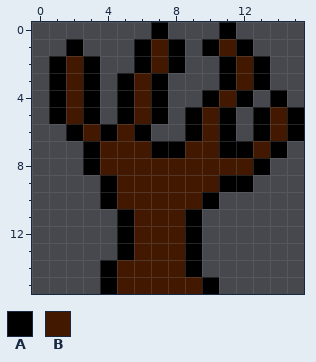
Two states of a pixel-art sprite, DungeonsClient/Textures/Tiles/spiky_tree.png. Above, as it was before the edit.
The file is 16x16 pixels.
Palette (. is transparent): A #000000  B #431800
Pixels before, first column x 1:
 0 ......A...A....
 1 .A...ABA.ABA...
 2 ABA..ABA..ABA..
 3 ABA.ABA...ABA..
 4 ABA.ABA..ABA.A.
 5 ABA.ABA.ABA.ABA
 6 .ABABA..ABA.ABA
 7 ..ABBBAABBAABA.
 8 ..ABBBBBBBBBA..
 9 ...ABBBBBBAA...
10 ...ABBBBBA.....
11 ....ABBBA......
12 ....ABBBA......
13 ....ABBBA......
14 ...ABBBBA......
15 ...ABBBBBA.....
New version:
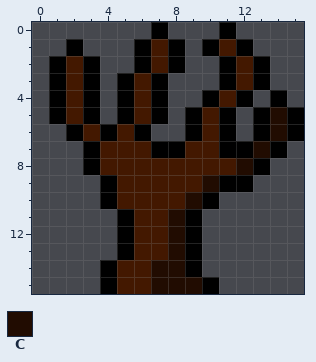
Colours new in this view: C #210c01
Edits made:
{"y":5,"x":14,"old":"B","new":"C"}
{"y":6,"x":14,"old":"B","new":"C"}
{"y":7,"x":13,"old":"B","new":"C"}
{"y":8,"x":12,"old":"B","new":"C"}
{"y":9,"x":10,"old":"B","new":"C"}
{"y":10,"x":9,"old":"B","new":"C"}
{"y":11,"x":8,"old":"B","new":"C"}
{"y":12,"x":8,"old":"B","new":"C"}
{"y":13,"x":8,"old":"B","new":"C"}
{"y":14,"x":7,"old":"BB","new":"CC"}
{"y":15,"x":7,"old":"BBB","new":"CCC"}
{"label":"changed","picture_box":[151,107,287,294]}
